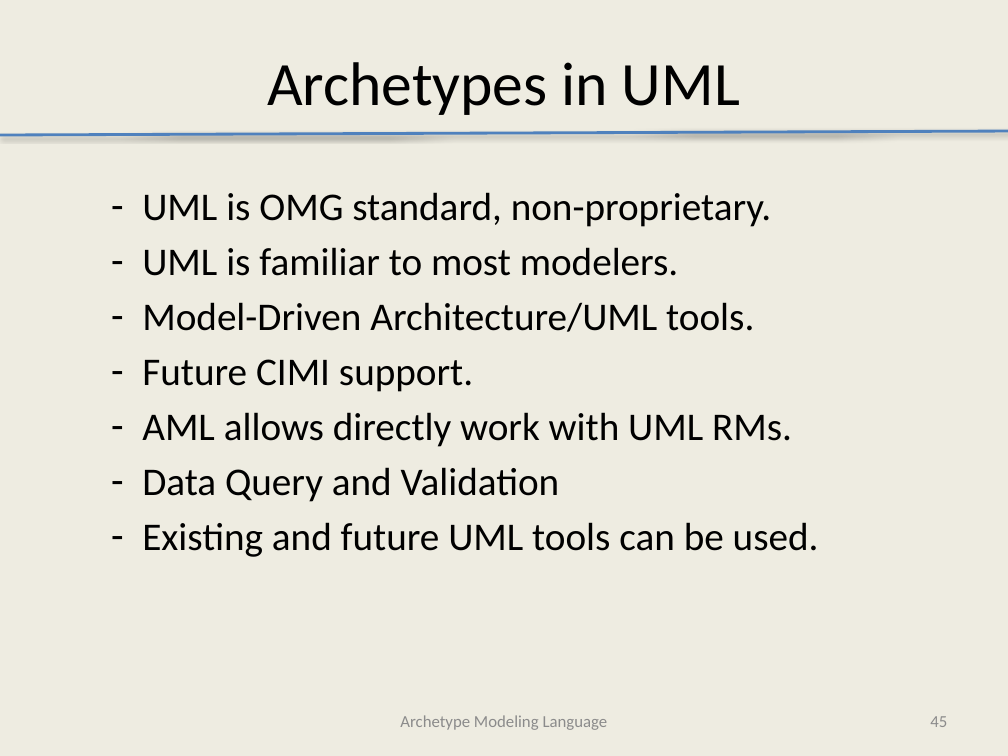
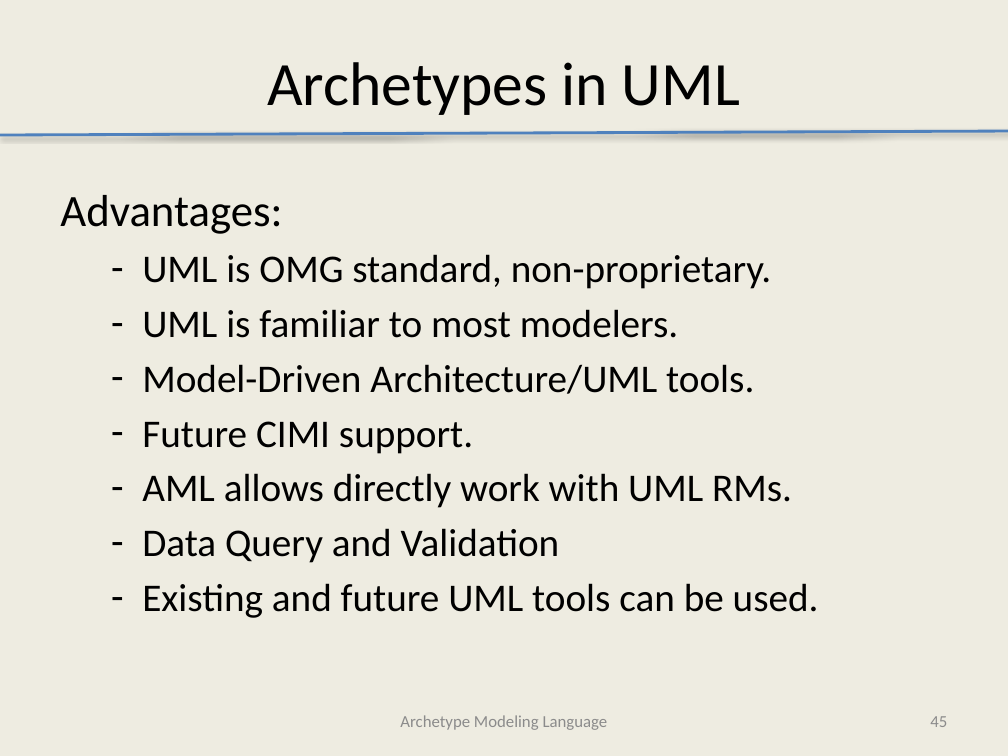
Before and after one commit to Avelanda/AMLTooling, a slide deck: slide 45 of docs/AMLTooling.pptx. Drawn at 1008x756 pixels with LibreOffice and Linux fonts; fonts in the diff are those of the drawing. Boxes give left, top, right and bottom in pixels: in the first picture for what was removed or moved away, otherwise in the second. Text is boxed around its words. In the diff, an @@ line names an element or a change of style, - is before the commit and + after.

```diff
--- a/docs/AMLTooling.pptx
+++ b/docs/AMLTooling.pptx
@@ text at (60, 195, 282, 234): paragraph added @@
+Advantages:
```
Also in this commit, not shown: 3 other slides changed, 14 slides added.
